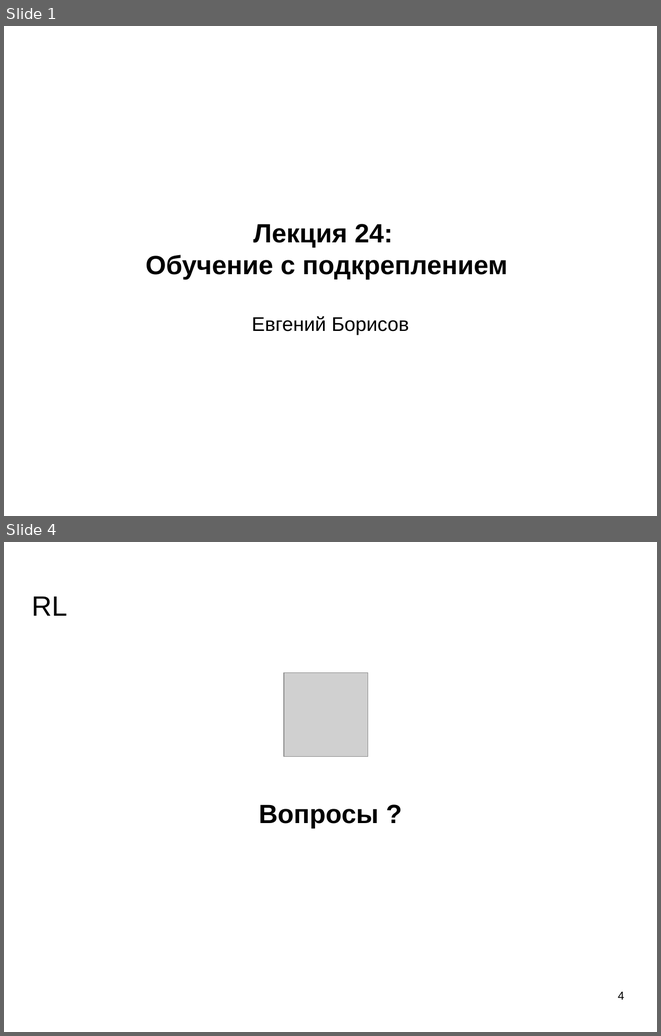
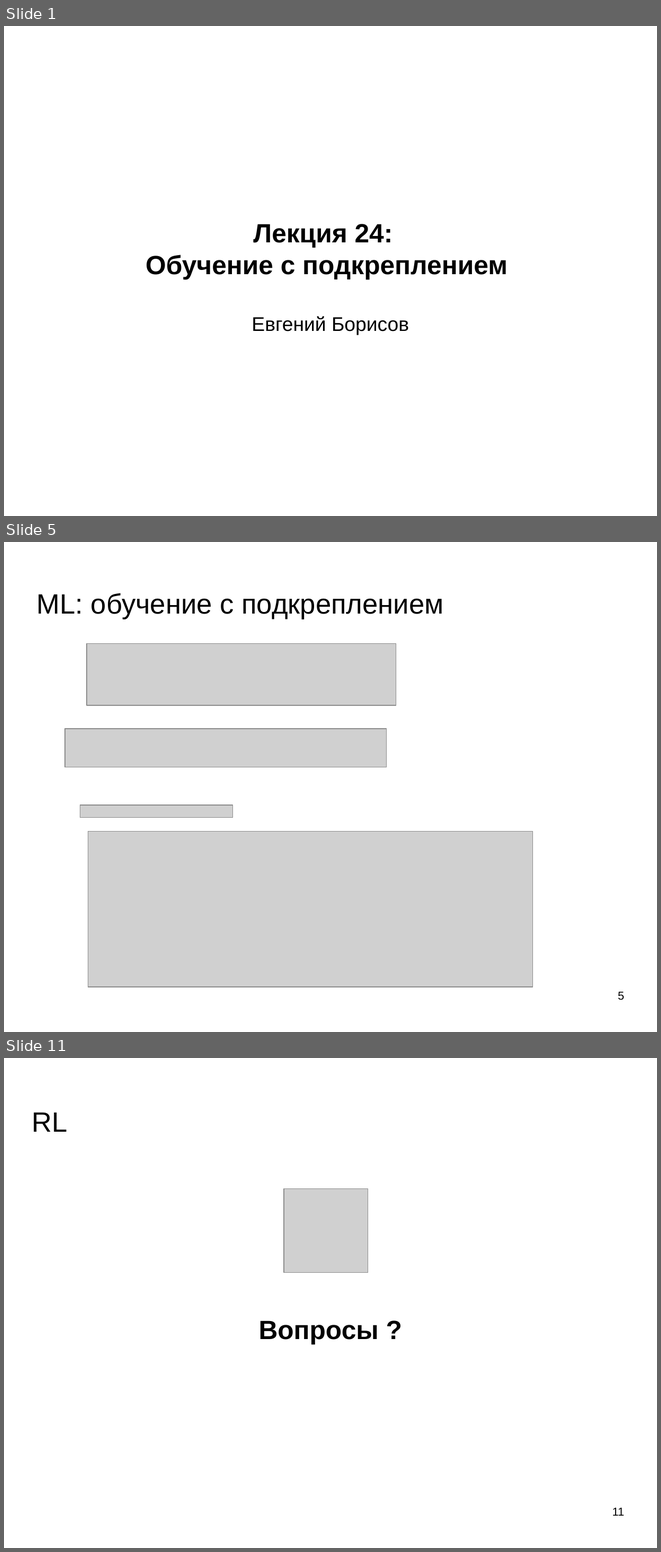
Before and after one commit to mechanoid5/ml_lectorium_legacy, a slide deck: 24-rl-dqn.odp. Shown one above the other, each under a label of ours: slides 1 and 4 before the commit, slides 1, 5 and 11 after it; the slides between them are not shown. The pictures are 661x1036 and 661x1552 pixels, drawn with LibreOffice and Linux fonts; fonts in the diff are those of the drawing; grey boxes stand for pictures; background and template pictures are left out. Boxes give left, top, right and bottom in pixels: in the first picture for what was removed or moved away, otherwise in the second. Text is boxed around its words. In the diff, an @@ line names an element or a change of style, - is before the commit and + after.

```diff
--- a/24-rl-dqn.odp
+++ b/24-rl-dqn.odp
@@ slide 5 added at bbox=[4, 542, 657, 1032], background picture (left out) @@
@@ title added at bbox=[37, 593, 443, 619], 33.9 pt, text #000000 @@
+ML: обучение с подкреплением
@@ picture added at bbox=[87, 643, 396, 705] @@
@@ picture added at bbox=[65, 729, 387, 767] @@
@@ picture added at bbox=[80, 805, 233, 818] @@
@@ picture added at bbox=[88, 831, 533, 986] @@
@@ page number added at bbox=[618, 991, 624, 1000], 14 pt, text #000000 @@
+5
@@ what was slide 4 is now slide 11 @@
@@ page number at bbox=[612, 1507, 625, 1515]: text changed @@
-4
+11
```
Also in this commit, not shown: 1 slide changed, 7 other slides added, 1 slide removed.
